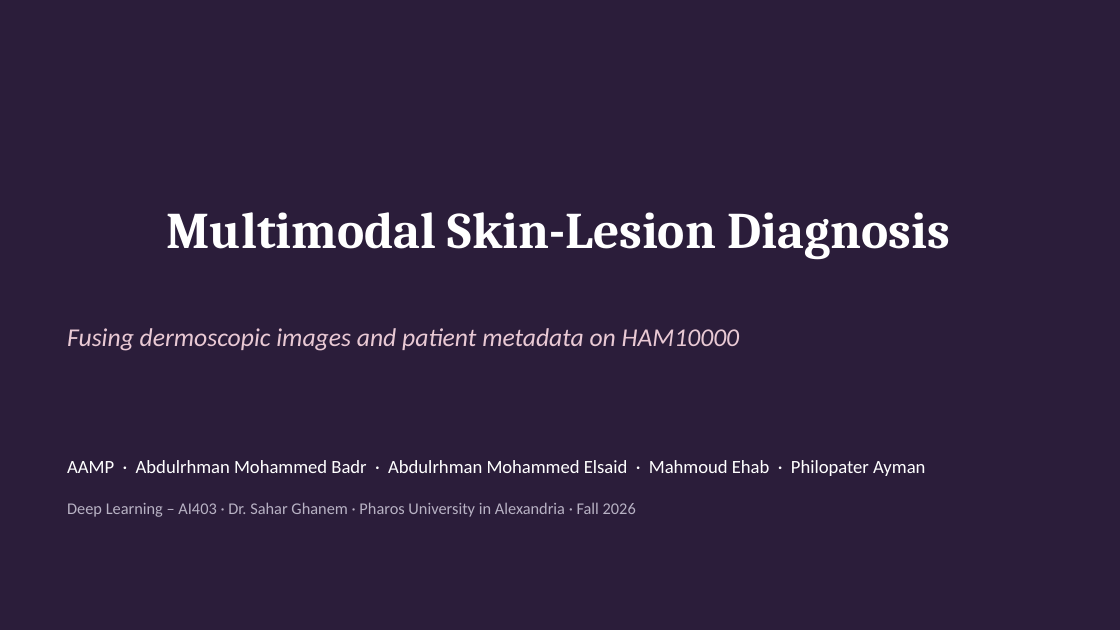
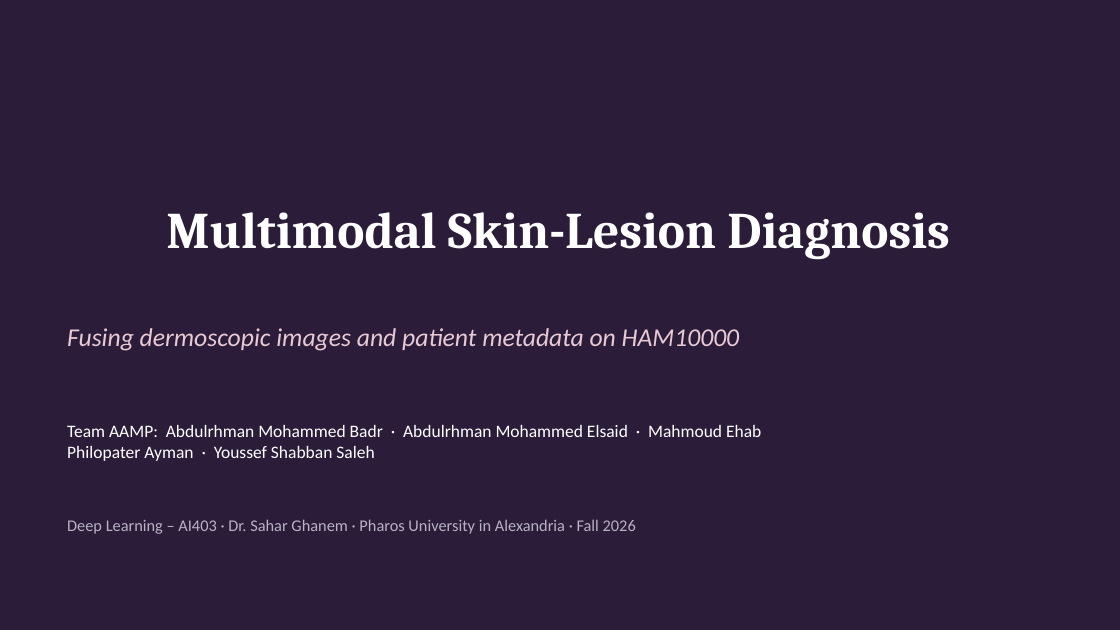
Before and after one commit to zbady991/Multimodal-Skin-Lesion-Diagnosis, a slide deck: slide 1 of AAMP_Slides.pptx. Drawn at 1120x630 pixels with LibreOffice and Linux fonts; fonts in the diff are those of the drawing. Boxes give left, top, right and bottom in pixels: in the first picture for what was removed or moved away, otherwise in the second. Text is boxed around its words. In the diff, an @@ line names an element or a change of style, - is before the commit and + after.

Commit message:
Add team member Youssef Shabban Saleh

```diff
--- a/AAMP_Slides.pptx
+++ b/AAMP_Slides.pptx
@@ text at (67, 425, 761, 461): text changed; size 16 to 15 pt @@
-AAMP · Abdulrhman Mohammed Badr · Abdulrhman Mohammed Elsaid · Mahmoud Ehab · Philopater Ayman
+Team AAMP: Abdulrhman Mohammed Badr · Abdulrhman Mohammed Elsaid · Mahmoud Ehab
+Philopater Ayman · Youssef Shabban Saleh
@@ text "Team AAMP: Abdulrhman Mohammed Badr ..." at (67, 425, 761, 461): vertical alignment middle to top @@
@@ text "Deep Learning – AI403 · ...": place and size @@
-text "Deep Learning – AI403 · ..." at (67, 502, 636, 517)
+text "Deep Learning – AI403 · ..." at (67, 519, 636, 534)
```
Also in this commit, not shown: 1 other file.
